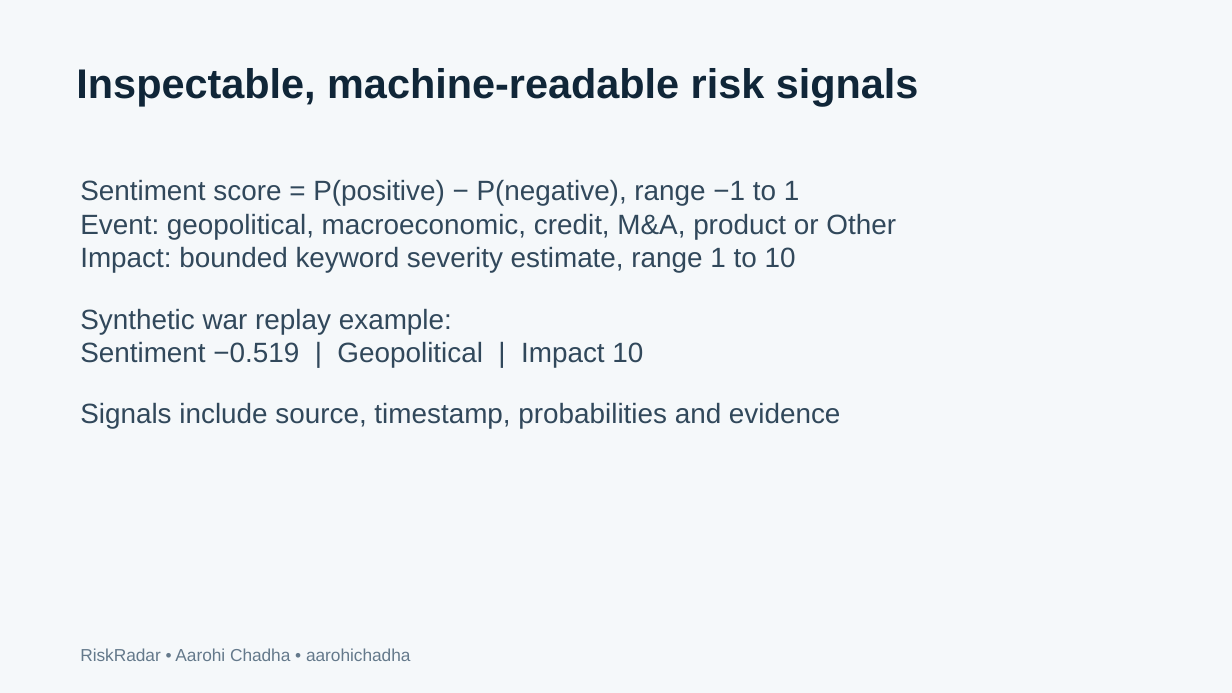
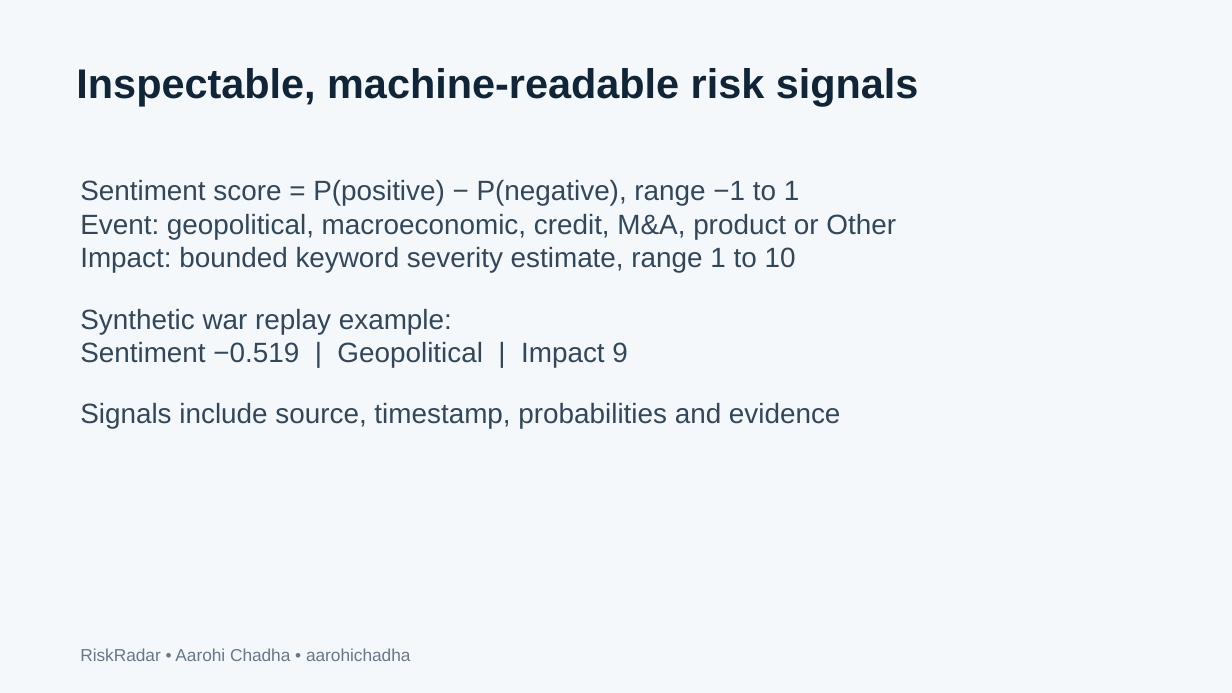
Before and after one commit to aarohichadha/RiskRadar, a slide deck: slide 4 of docs/RiskRadar-Presentation.pptx. Drawn at 1232x693 pixels with LibreOffice and Linux fonts; fonts in the diff are those of the drawing. Boxes give left, top, right and bottom in pixels: in the first picture for what was removed or moved away, otherwise in the second. Text is boxed around its words. In the diff, an @@ line names an element or a change of style, - is before the commit and + after.

Commit message:
Finalize presentation evidence and portable Worker build

```diff
--- a/docs/RiskRadar-Presentation.pptx
+++ b/docs/RiskRadar-Presentation.pptx
@@ text at box(80, 342, 627, 367): text changed @@
-Sentiment −0.519 | Geopolitical | Impact 10
+Sentiment −0.519 | Geopolitical | Impact 9
```
Also in this commit, not shown: 1 other file.
